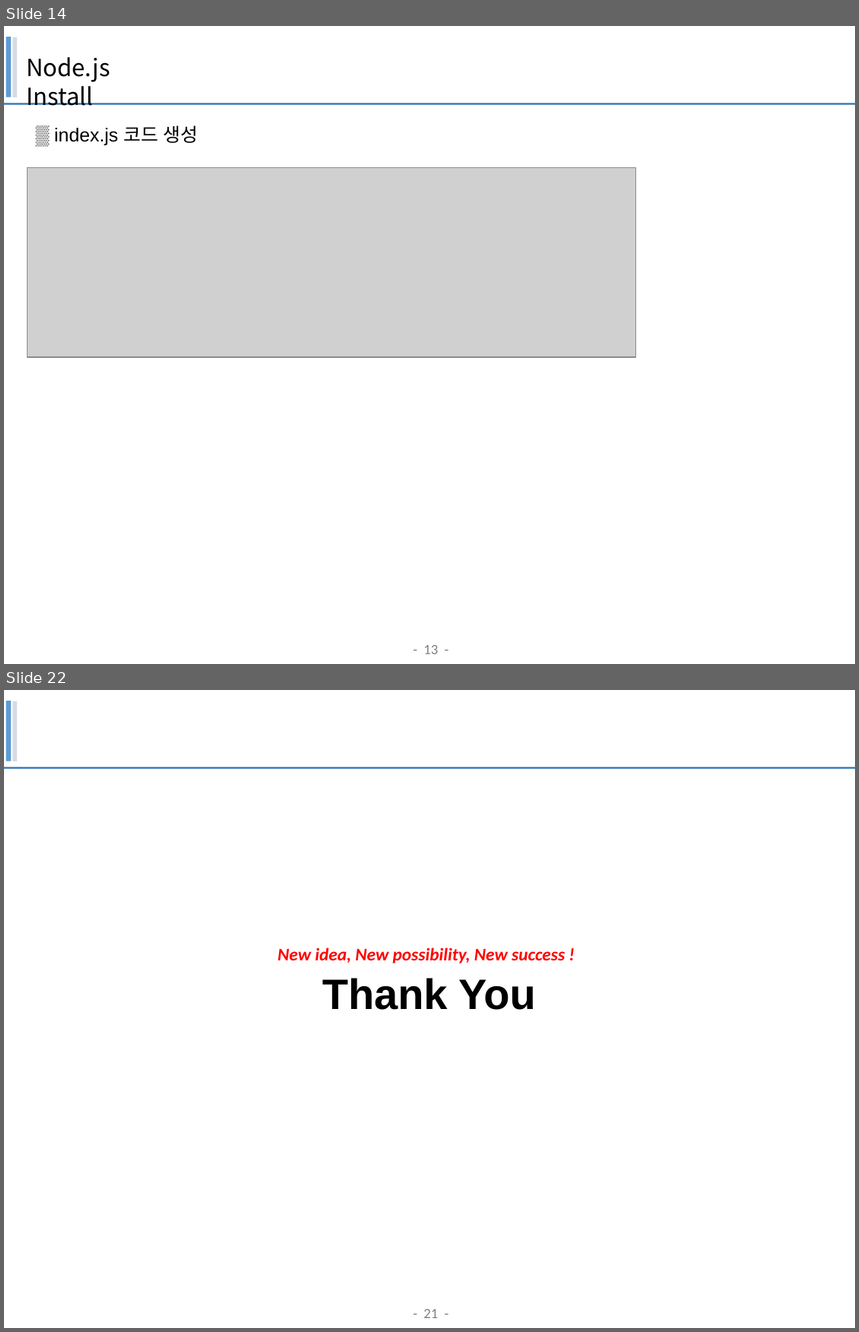
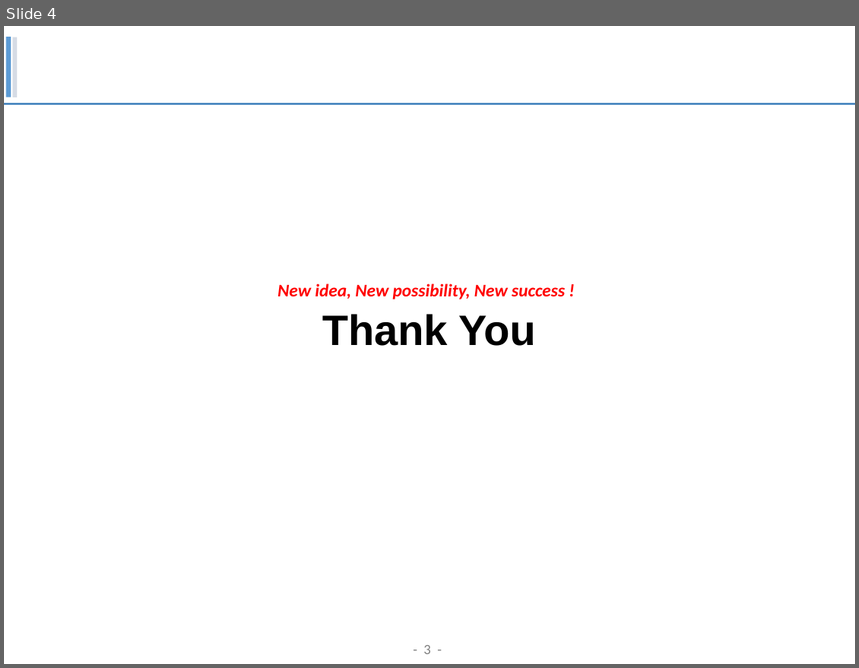
Before and after one commit to taekmu/medals, a slide deck: contents/Render.pptx. Shown one above the other, each under a label of ours: slides 14 and 22 before the commit, slide 4 after it; the slides between them are not shown. The pictures are 859x1332 and 859x668 pixels, drawn with LibreOffice and Linux fonts; fonts in the diff are those of the drawing; grey boxes stand for pictures; background and template pictures are left out. Boxes give left, top, right and bottom in pixels: in the first picture for what was removed or moved away, otherwise in the second. Text is boxed around its words. In the diff, an @@ line names an element or a change of style, - is before the commit and + after.

```diff
--- a/contents/Render.pptx
+++ b/contents/Render.pptx
@@ slide 14 removed at [4, 26, 855, 664], background #FFFFFF; not listed: 4 template elements that a slide beside it also shows @@
@@ text removed at [26, 57, 110, 106] @@
-Node.js Install
@@ text removed at [54, 126, 199, 145] @@
-▒ index.js 코드 생성
@@ picture removed at [27, 167, 636, 357] @@
@@ what was slide 22 is now slide 4 @@
@@ page number at [424, 645, 430, 655]: text changed @@
-- 21 -
+- 3 -
```
Also in this commit, not shown: 17 other slides removed, 4 other files.
